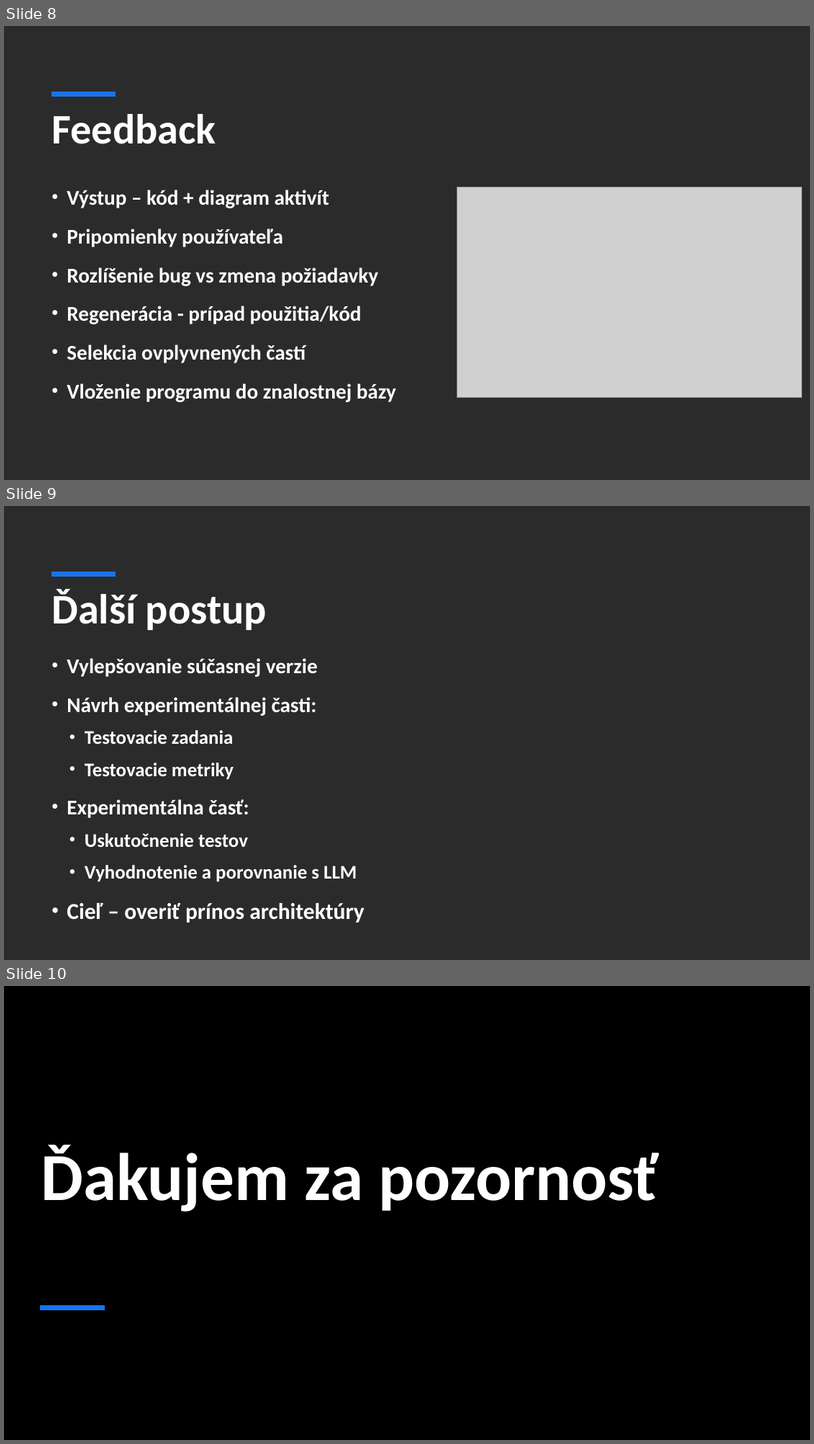
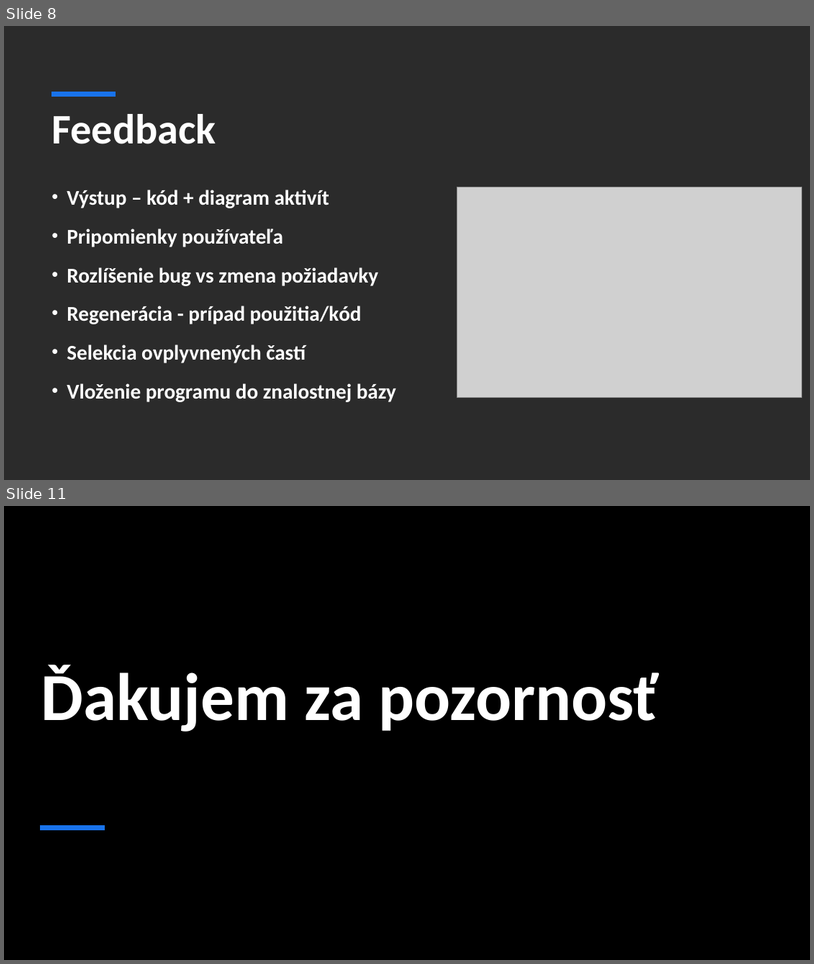
Before and after one commit to SamSok31/bakalarska-praca, a slide deck: files/prezentacia_2.pptx. Shown one above the other, each under a label of ours: slides 8, 9 and 10 before the commit, slides 8 and 11 after it; the slides between them are not shown. The pictures are 814x1444 and 814x964 pixels, drawn with LibreOffice and Linux fonts; fonts in the diff are those of the drawing; grey boxes stand for pictures; background and template pictures are left out; a plain dark background stands for a picture behind light text. Boxes give left, top, right and bottom in pixels: in the first picture for what was removed or moved away, otherwise in the second. Text is boxed around its words. In the diff, an @@ line names an element or a change of style, - is before the commit and + after.

```diff
--- a/files/prezentacia_2.pptx
+++ b/files/prezentacia_2.pptx
@@ slide 9 removed at [4,506,810,960], background picture (left out); not listed: 1 template element that a slide beside it also shows @@
@@ title removed at [52,589,267,630] @@
-Ďalší postup
@@ text removed at [67,658,365,922] @@
-• Vylepšovanie súčasnej verzie
-• Návrh experimentálnej časti:
-  • Testovacie zadania
-  • Testovacie metriky
-• Experimentálna časť:
-  • Uskutočnenie testov
-  • Vyhodnotenie a porovnanie s LLM
-• Cieľ – overiť prínos architektúry
@@ what was slide 10 is now slide 11 @@
```
Also in this commit, not shown: 2 slides added.
